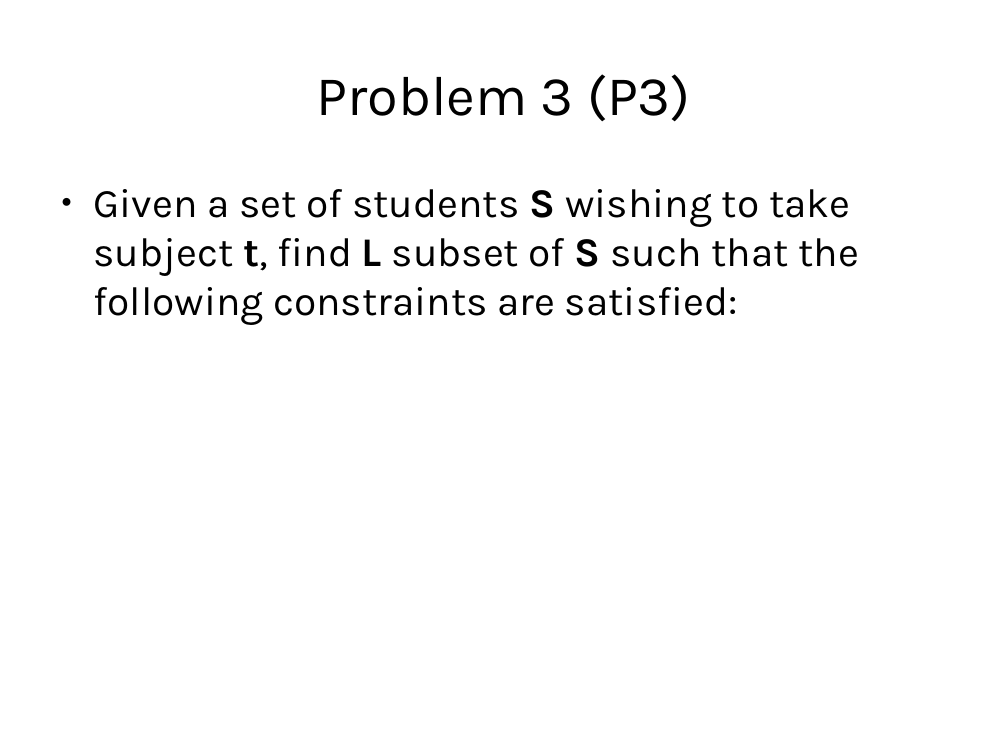
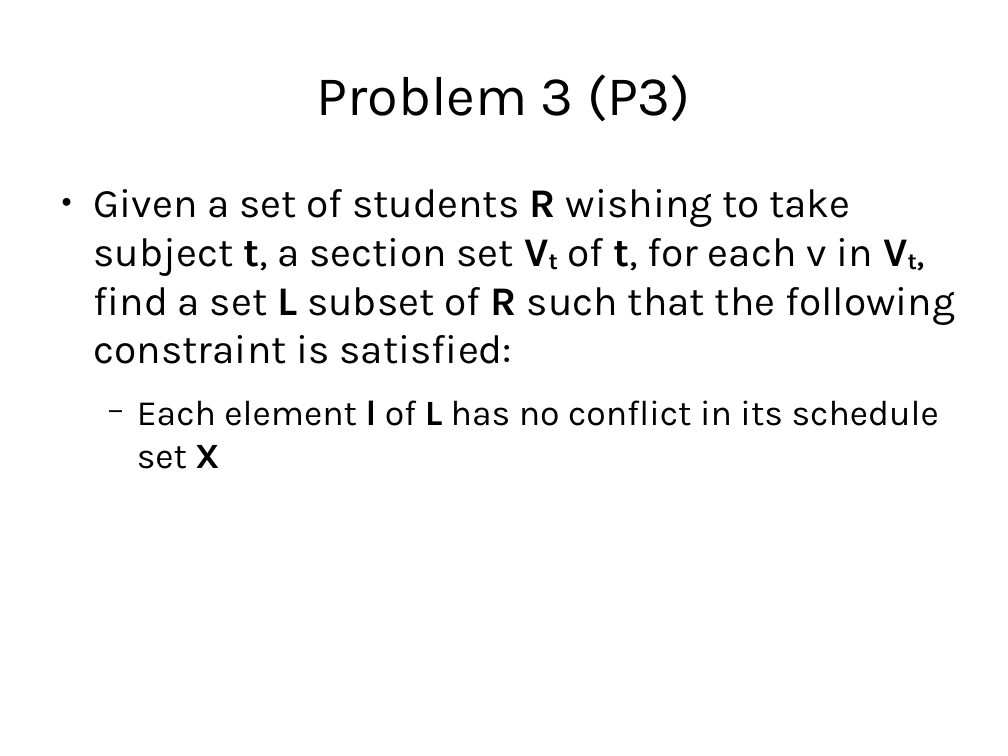
Before and after one commit to jachermocilla/jach-homepage, a slide deck: slide 22 of seminar-2008.odp. Drawn at 1008x756 pixels with LibreOffice and Linux fonts; fonts in the diff are those of the drawing. Boxes give left, top, right and bottom in pixels: in the first picture for what was removed or moved away, otherwise in the second. Text is boxed around its words. In the diff, an @@ line names an element or a change of style, - is before the commit and + after.

```diff
--- a/seminar-2008.odp
+++ b/seminar-2008.odp
@@ text at [94, 189, 955, 469]: text changed @@
-● Given a set of students S wishing to take subject t, find L subset of S such that the following constraints are satisfied:
+● Given a set of students R wishing to take subject t, a section set Vt of t, for each v in Vt, find a set L subset of R such that the following constraint is satisfied:
+  − Each element l of L has no conflict in its schedule set X
```
Also in this commit, not shown: 1 slide added.
